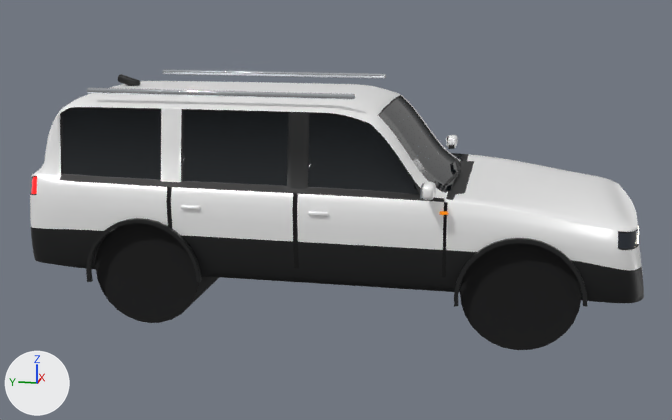
The glTF model assets/cars/suv.glb: old version first, new version second.
Rendered twice from a 50 mm camera at (-7.6, -1.49, 2.66) aimed at (-0.04, 0.02, 0.77). Every picture has the same lights, and +X, +Y and +Z are marked at lower left. The older version comes first. Vertices at exactly the same position are counted once.

The first picture shows 'suv'.
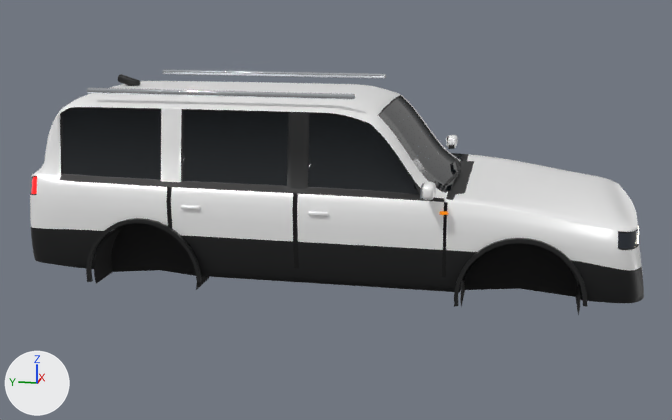
Boxes (x1, y1, x2, y2) around the edits, measured in the pictures (672 x 420 px; the box of a moved part takes in the faces that stretch with it):
'suv', reshaped (12% shorter): before (30, 70, 644, 350); after (30, 70, 644, 315)
part 1 of me_body, added (black): after (460, 243, 580, 315)
part 2 of me_body, added (black): after (94, 223, 209, 290)
part 3 of me_body, cut back (mostly hidden afterwards): before (95, 223, 219, 323); after (95, 225, 123, 258)
part 4 of me_body, moved or reshaped (mostly hidden afterwards): before (460, 243, 581, 350); after (460, 276, 582, 300)

The change, as a list of edits to the scene's bpy script:
```text
Change me_body:
    used by ob_suv; location = (0.0, 0.0, 0.0)
    remove me_body.from_pydata(...)  # 7795 vertices, 15382 faces; spans x -1.17..1.17, y -2.46..2.48, z -0.02..1.88
    add me_body.from_pydata(...)  # 8138 vertices, 15948 faces; spans x -1.17..1.17, y -2.46..2.48, z 0.3..1.88
    me_body part 1: a new loose piece of 51 vertices spanning x -0.98..-0.55, y -1.97..-1.11, z 0.3..0.82, in mat_under (black #0b0b0c)
    me_body part 2: a new loose piece of 51 vertices spanning x -0.98..-0.65, y 0.95..1.81, z 0.3..0.82, in mat_under (black #0b0b0c)
    me_body part 3: 2 vertices moved within x 0.91, y 2.29, z 1.15; 59 vertices removed from x -0.93..0.93, y 0.94..1.82, z -0.02..0.86; 141 vertices added at x -0.86..0.86, y 0.91..1.85, z 0.35..1.06
    me_body part 4: 62 vertices removed from x -0.93..0.93, y -1.98..-1.1, z -0.02..0.86; 111 vertices added at x -0.55..0.55, y -1.98..-1.1, z 0.35..0.84
    other edits to the shape of me_body do not show in these pictures
```
